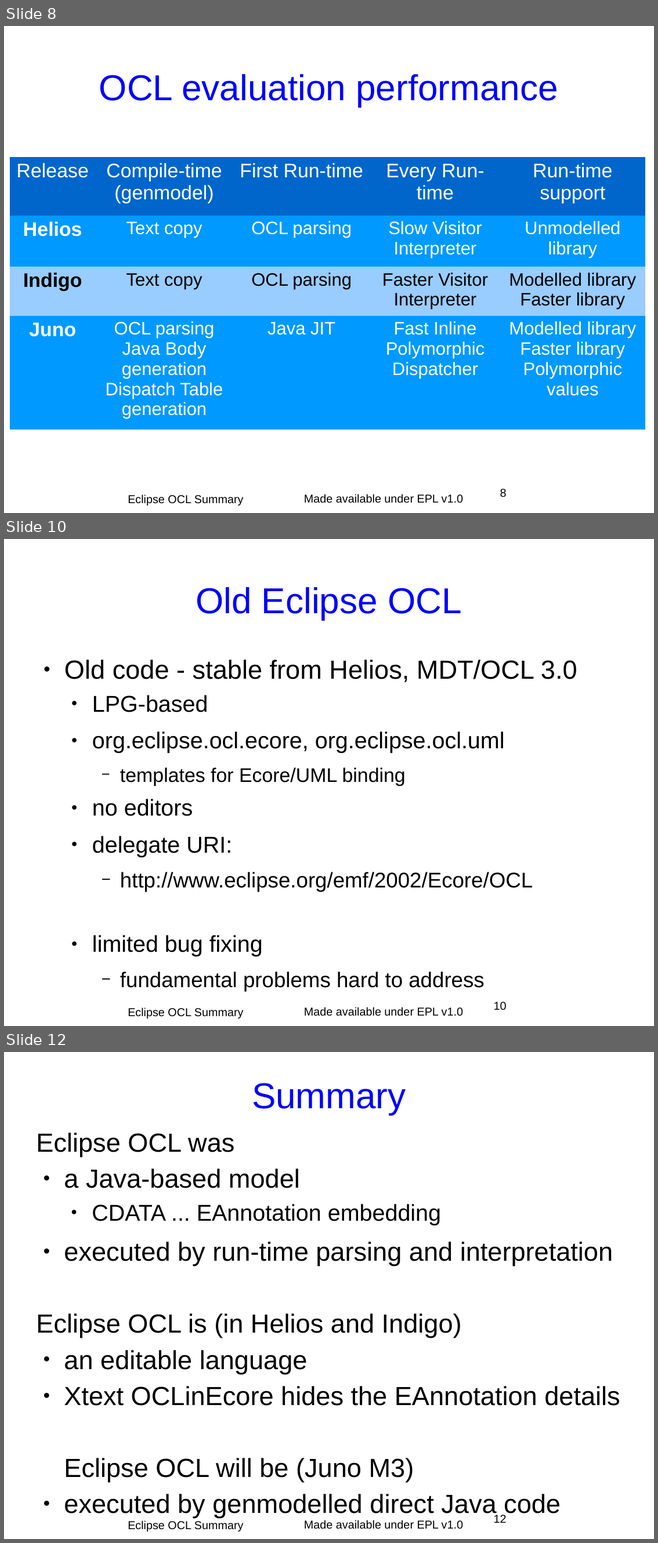
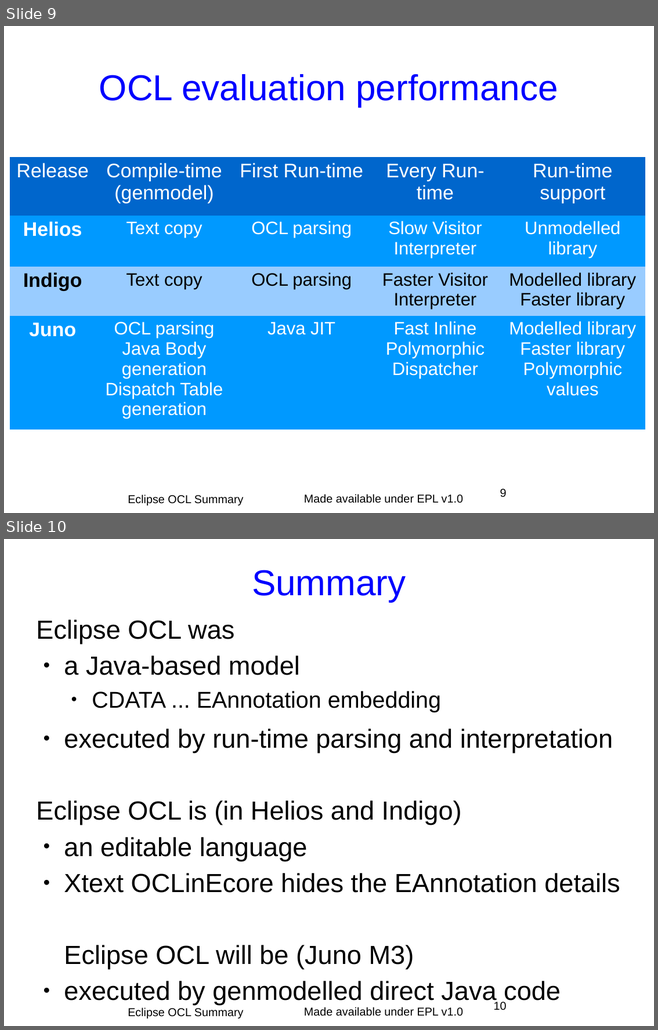
Before and after one commit to eclipse-ocl/ocl-website, a slide deck: ocl/docs/publications/ECE2011BoF/EclipseOCLSummary.odp. Shown one above the other, each under a label of ours: slides 8, 10 and 12 before the commit, slides 9 and 10 after it; the slides between them are not shown. The pictures are 658x1543 and 658x1030 pixels, drawn with LibreOffice and Linux fonts; fonts in the diff are those of the drawing; background and template pictures are left out. Boxes give left, top, right and bottom in pixels: in the first picture for what was removed or moved away, otherwise in the second. Text is boxed around its words. In the diff, an @@ line names an element or a change of style, - is before the commit and + after.

```diff
--- a/ocl/docs/publications/ECE2011BoF/EclipseOCLSummary.odp
+++ b/ocl/docs/publications/ECE2011BoF/EclipseOCLSummary.odp
@@ slide 10 removed at [4,539,654,1026], background #FFFFFF; not listed: 1 template element that a slide beside it also shows @@
@@ title removed at [195,587,462,620] @@
-Old Eclipse OCL
@@ text removed at [64,660,577,991] @@
-● Old code - stable from Helios, MDT/OCL 3.0
-  ● LPG-based
-  ● org.eclipse.ocl.ecore, org.eclipse.ocl.uml
-    − templates for Ecore/UML binding
-  ● no editors
-  ● delegate URI:
-    − http://www.eclipse.org/emf/2002/Ecore/OCL
-  ● limited bug fixing
-    − fundamental problems hard to address
@@ text removed at [128,1008,244,1019] @@
-Eclipse OCL Summary
@@ page number removed at [494,1002,506,1010] @@
-10
@@ what was slide 8 is now slide 9 @@
@@ page number at [500,489,506,498]: text changed @@
-8
+9
@@ what was slide 12 is now slide 10 @@
@@ page number at [494,1002,506,1010]: text changed @@
-12
+10
```
Also in this commit, not shown: 4 slides changed, 4 slides added, 3 other slides removed.
